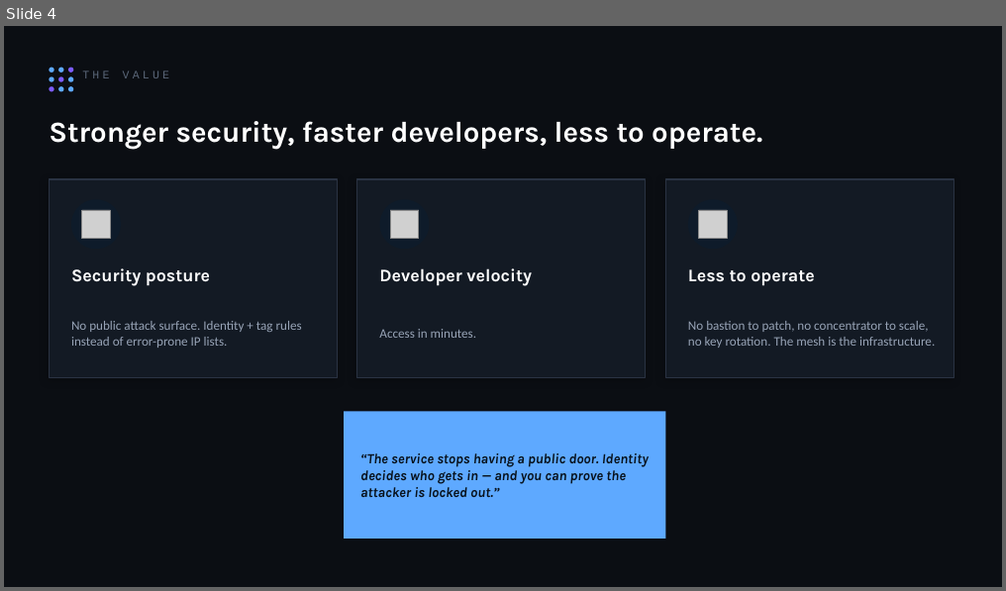
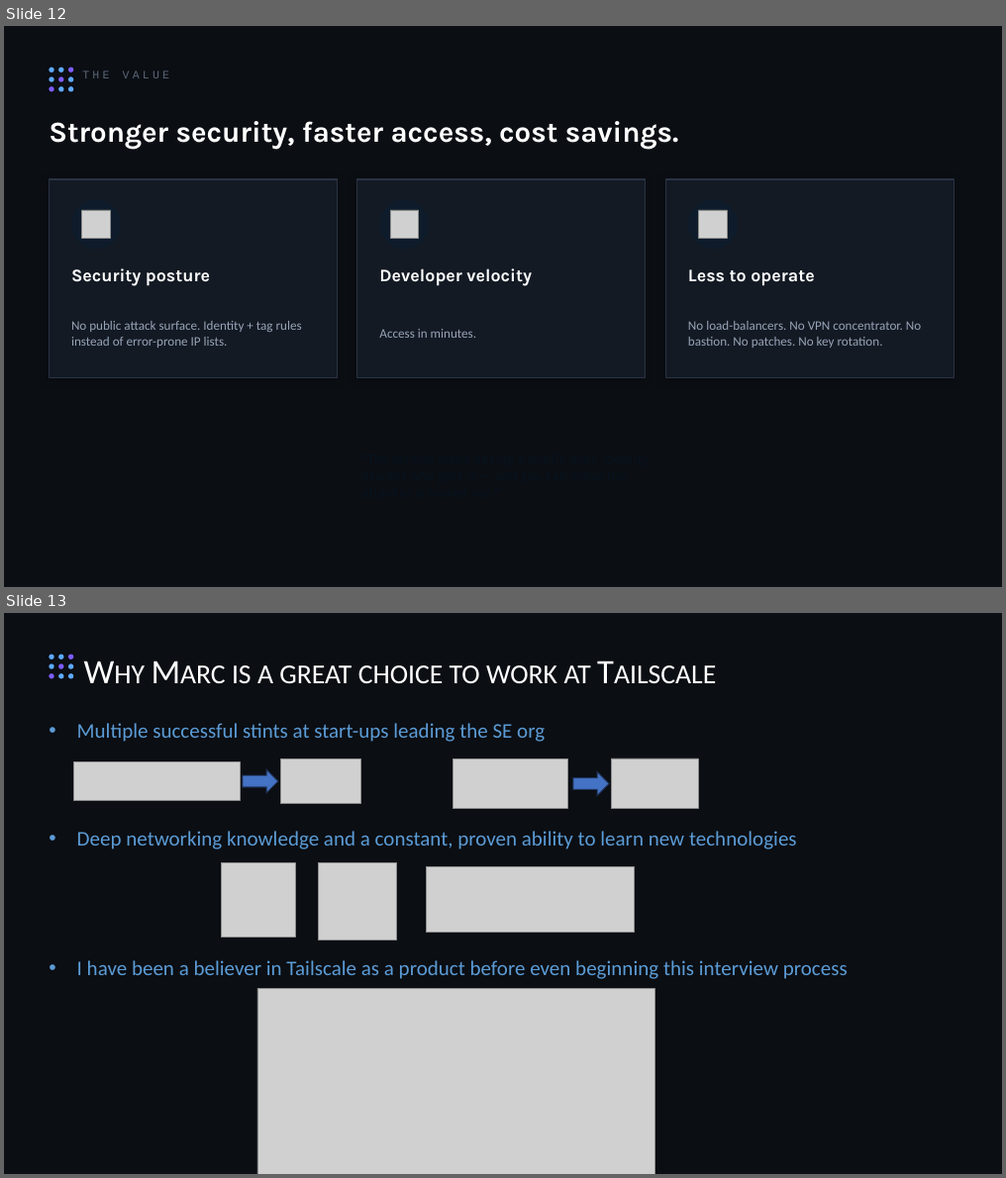
Before and after one commit to Softwizard1/tailscale-example, a slide deck: Tailscale_Walkthrough.pptx. Shown one above the other, each under a label of ours: slide 4 before the commit, slides 12 and 13 after it. The pictures are 1006x591 and 1006x1178 pixels, drawn with LibreOffice and Linux fonts; fonts in the diff are those of the drawing; grey boxes stand for pictures. Boxes give left, top, right and bottom in pixels: in the first picture for what was removed or moved away, otherwise in the second. Text is boxed around its words. In the diff, an @@ line names an element or a change of style, - is before the commit and + after.

```diff
--- a/Tailscale_Walkthrough.pptx
+++ b/Tailscale_Walkthrough.pptx
@@ slide 13 added at box(4, 613, 1002, 1174), background #0B0E13 @@
@@ ellipse added at box(49, 655, 54, 660), fill #5EA9FF @@
@@ ellipse added at box(49, 663, 54, 669), fill #5EA9FF @@
@@ ellipse added at box(58, 655, 63, 660), fill #5EA9FF @@
@@ ellipse added at box(58, 663, 63, 669), fill #7C5CFF @@
@@ ellipse added at box(68, 655, 73, 660), fill #7C5CFF @@
@@ ellipse added at box(68, 663, 73, 669), fill #5EA9FF @@
@@ text added at box(232, 665, 591, 975), 33 pt, text #FFFFFF, small capitals @@
+Why Marc is a great choice to work at Tailscale
@@ ellipse added at box(49, 673, 54, 679), fill #7C5CFF @@
@@ ellipse added at box(58, 673, 63, 679), fill #5EA9FF @@
@@ ellipse added at box(68, 673, 73, 679), fill #5EA9FF @@
@@ group added at box(73, 723, 698, 809): 4 pictures, 2 right arrows, 1 text @@
+• Multiple successful stints at start-ups leading the SE org
@@ group added at box(77, 831, 797, 941): 3 pictures, 1 text @@
+• Deep networking knowledge and a constant, proven ability to learn new technologies
@@ text added at box(77, 960, 847, 979), 20 pt, text #5B9BD5 @@
+• I have been a believer in Tailscale as a product before even beginning this interview process
@@ picture added at box(257, 988, 655, 1174) @@
@@ what was slide 4 is now slide 12 @@
@@ slide 12 changed as well @@
@@ text at box(49, 121, 679, 149): text changed @@
-Stronger security, faster developers, less to operate.
+Stronger security, faster access, cost savings.
@@ text at box(688, 321, 921, 348): text changed @@
-No bastion to patch, no concentrator to scale, no key rotation. The mesh is the infrastructure.
+No load-balancers. No VPN concentrator. No bastion. No patches. No key rotation.
@@ rectangle removed at box(344, 411, 665, 539) @@
@@ text removed at box(360, 454, 648, 497) @@
-“The service stops having a public door. Identity decides who gets in — and you can prove the attacker is locked out.”
```
Also in this commit, not shown: 3 other slides changed, 8 other slides added, 5 other files.
